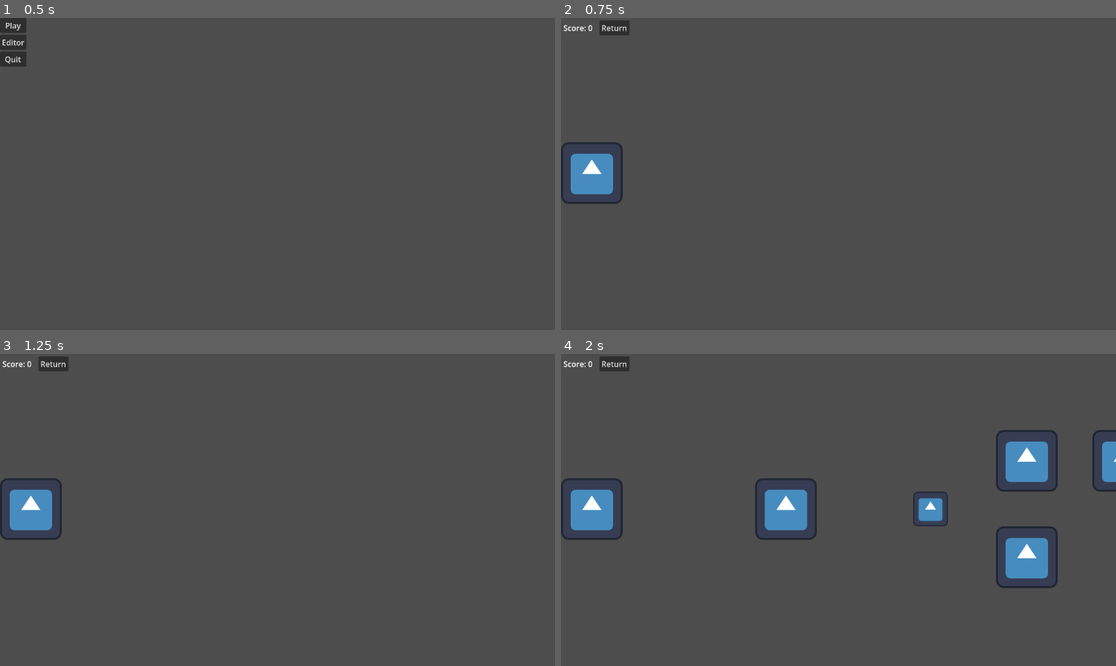
Above: before the commit, frames 1-4 (two rows, left to right).
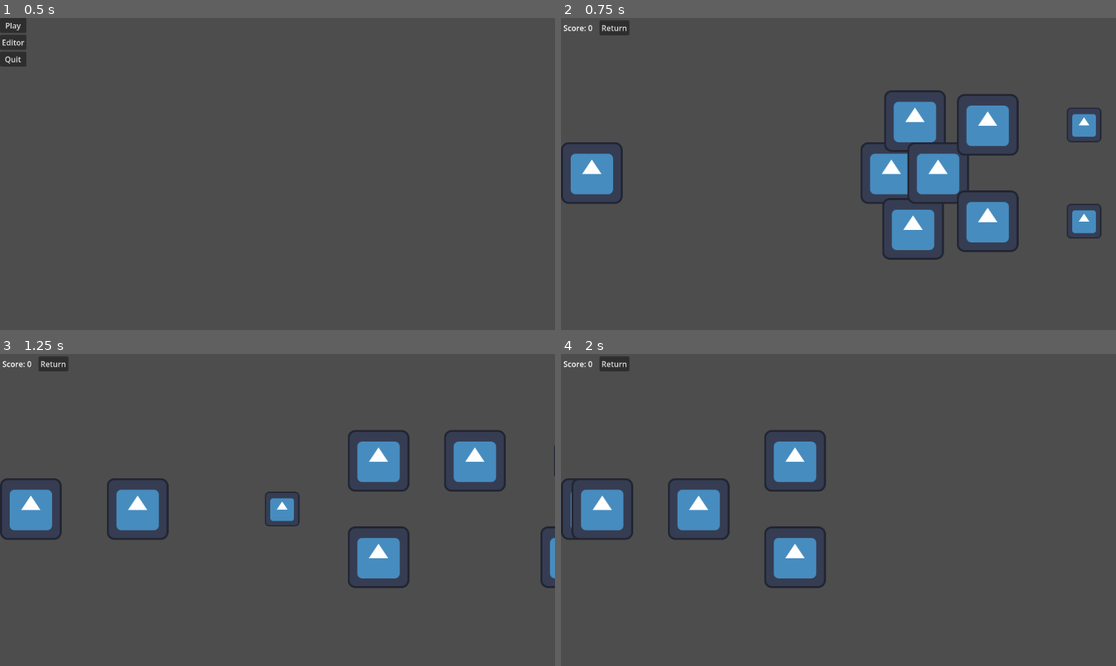
Above: after the commit, the same moments.

Repository: JoshDean599/12DI-Josh-Dean
Game: Godot game, scene res://Scenes/main_menu.tscn
The game is run twice, just before and just after one commit, with the same random seed, the same clock (stepped at 60 frames per second) and the same inputs. The engine's default icon, where the game draws it, is replaced by a stand-in: a white triangle on a blue panel in a dark square.
Inputs (mouse positions are in pixels of both pictures, inside the frame that each line leads up to):
- Up to frame 1 (0.5 s): no input
- Up to frame 2 (0.75 s): click "Play" at 0.5 s
- Up to frame 3 (1.25 s): no input
- Up to frame 4 (2 s): tap Enter at 1.25 s; move the mouse to (960, 494) at 1.27 s; click (960, 494) at 1.42 s; tap Space at 1.52 s

Frame 1 is identical in both runs. In frame 2, 8.2% of the frame differs, in the area x 53-98%, y 23-78%; in frame 3, 5.9%; in frame 4, 9.1%, in the area x 1-100%, y 24-76%.

Commit message:
16_6_26
What am I doing???

Diff:
--- a/rhythm-game-project/Scenes/Objects/note_handler.gd
+++ b/rhythm-game-project/Scenes/Objects/note_handler.gd
@@ -41,19 +41,22 @@
 
 # Called every frame. 'delta' is the elapsed time since the previous frame.
 func _process(_delta: float) -> void:
-	$Notes.position.x = 0
+	$Notes.position.x = -Globals.noteMoveSpeed * Globals.gameTime
 
 	# Remove from noteqQueue if passed point of hitting
 	if noteQueue.size() > 0 and noteQueue.front().noteTime <= Globals.gameTime: # Change to proper range
+		print("Disable note")
 		noteQueue.pop_front().visible = false
 
-	if loadedSong != null and loadedSong.Notes.size() > 0:
+	if loadedSong != null and loadedSong.Notes.size() > 0: # If a song is loaded and there's still notes to load
 		check_note()
 
 
 
 
 func create_note(noteSettings: Dictionary) -> void:
+	print("CreateNote")
+	noteSettings.position.x = Globals.noteMoveSpeed * noteSettings.time
 	var noteInstance = Globals.GameNote.instantiate()
 	$Notes.call_deferred("add_child", noteInstance)
 	noteInstance.setup(self, noteSettings)
@@ -73,5 +76,5 @@
 			closestNote = currentIndex
 		currentIndex += 1
 
-	if loadedSong.Notes[closestNote].time <= Globals.gameTime + loadedSong.Notes[closestNote].position.x / Globals.noteMoveSpeed:
+	if loadedSong.Notes[closestNote].time - DisplayServer.screen_get_size().x / Globals.noteMoveSpeed <= Globals.gameTime:
 		create_note(loadedSong.Notes.pop_at(closestNote))
--- a/rhythm-game-project/Scenes/editor.gd
+++ b/rhythm-game-project/Scenes/editor.gd
@@ -2,8 +2,6 @@
 
 @onready var filePath = $UI/Control/MarginContainer/VBoxContainer/PanelContainer/VBoxContainer/FilePath
 @onready var songName = $UI/Control/MarginContainer/VBoxContainer/PanelContainer/VBoxContainer/SongName
-
-@onready var noteSpeed = Globals.noteMoveSpeed
 
 @onready var camera = $Camera2D
 var cameraOffset = 0
@@ -39,7 +37,7 @@
 		saveData.Notes.push_back(
 			{
 				# Speed = distance / time
-				time = i.position.x / noteSpeed,
+				time = i.position.x / $UI/Control/MarginContainer/VBoxContainer/HBoxContainer/PanelContainer/HBoxContainer/NoteSpeed.value * 100,
 				position = {
 					x = i.position.x - camera.position.x,
 					y = i.position.y - camera.position.y
@@ -70,6 +68,9 @@
 
 func _on_load_pressed() -> void:
 	var saveAsDict = Globals.load_song(Globals.mapPath + filePath.text + ".json")
+	if saveAsDict == {}:
+		print("Unable to load map: Unknown File Path")
+		return
 
 	for i in $Notes.get_children(): # Remove all Editor Notes
 		i.free() # Remove the note during the frame, unlike queue_free() which removes after the frame
@@ -91,7 +92,7 @@
 			camera.position.x = snapped(-(DisplayServer.mouse_get_position().x - startDragPosition), Globals.editorGrid.x / 2)
 		else:
 			camera.position.x = -(DisplayServer.mouse_get_position().x - startDragPosition)
-		$UI/Control/MarginContainer2/Label.text = "Time: " + str(camera.position.x / noteSpeed)
+		$UI/Control/MarginContainer2/Label.text = "Time: " + str(camera.position.x / ($UI/Control/MarginContainer/VBoxContainer/HBoxContainer/PanelContainer/HBoxContainer/NoteSpeed.value * 100))
 
 
 func _on_drag_detector_button_down() -> void:
--- a/rhythm-game-project/Scenes/editor.tscn
+++ b/rhythm-game-project/Scenes/editor.tscn
@@ -44,6 +44,19 @@
 size_flags_horizontal = 3
 text = "Load Map"
 
+[node name="PanelContainer" type="PanelContainer" parent="UI/Control/MarginContainer/VBoxContainer/HBoxContainer" unique_id=1593090105]
+layout_mode = 2
+
+[node name="HBoxContainer" type="HBoxContainer" parent="UI/Control/MarginContainer/VBoxContainer/HBoxContainer/PanelContainer" unique_id=1745579220]
+layout_mode = 2
+
+[node name="Label" type="Label" parent="UI/Control/MarginContainer/VBoxContainer/HBoxContainer/PanelContainer/HBoxContainer" unique_id=503179665]
+layout_mode = 2
+text = "NoteSpeed:"
+
+[node name="NoteSpeed" type="SpinBox" parent="UI/Control/MarginContainer/VBoxContainer/HBoxContainer/PanelContainer/HBoxContainer" unique_id=1573151200]
+layout_mode = 2
+
 [node name="PanelContainer" type="PanelContainer" parent="UI/Control/MarginContainer/VBoxContainer" unique_id=2084397225]
 custom_minimum_size = Vector2(0, 40)
 layout_mode = 2
@@ -85,7 +98,6 @@
 offset_top = -326.0
 offset_right = 578.0
 offset_bottom = 326.0
-button_mask = 3
 
 [node name="Notes" type="Node2D" parent="." unique_id=443945100]
 
--- a/rhythm-game-project/Scenes/game.gd
+++ b/rhythm-game-project/Scenes/game.gd
@@ -11,6 +11,7 @@
 
 func reset_game() -> void:
 	pause_game()
+	Globals.gameBufferTime = DisplayServer.screen_get_size().x / Globals.noteMoveSpeed
 	Globals.gameTime = 0.0 - Globals.gameBufferTime
 	Globals.gameScore = 0
 	scoreLabel.text = "Score: 0"
@@ -49,3 +50,4 @@
 func _process(delta: float) -> void:
 	if Globals.gamePlaying:
 		Globals.gameTime += delta # Increase the time with delta
+		print("Game Time: ",Globals.gameTime)
--- a/rhythm-game-project/Scripts/globals.gd
+++ b/rhythm-game-project/Scripts/globals.gd
@@ -19,12 +19,12 @@
 var editorGridLockKeyPress: bool = false
 
 # Note variables:
-var noteMoveSpeed = 250.0
+var noteMoveSpeed = 2000.0
 
 # GameVariables
 var loadedSong := "new"
 var gameTime := 0.0
-var gameBufferTime := 0.5
+var gameBufferTime := 0.0
 var gameScore := 0
 var gamePlaying := false
 
--- a/rhythm-game-project/Songs/Maps/new.json
+++ b/rhythm-game-project/Songs/Maps/new.json
@@ -9,7 +9,7 @@
 				"x": 0.0,
 				"y": 0.0
 			},
-			"time": 0.0
+			"time": -0.0985
 		},
 		{
 			"position": {
@@ -20,7 +20,7 @@
 				"x": 200.0,
 				"y": 0.0
 			},
-			"time": 0.8
+			"time": 0.0015
 		},
 		{
 			"position": {
@@ -31,7 +31,7 @@
 				"x": 200.0,
 				"y": 0.0
 			},
-			"time": 0.8
+			"time": 0.0015
 		},
 		{
 			"position": {
@@ -42,7 +42,7 @@
 				"x": 300.0,
 				"y": 0.0
 			},
-			"time": 2.4
+			"time": 0.2015
 		},
 		{
 			"position": {
@@ -53,7 +53,7 @@
 				"x": 0.0,
 				"y": 0.0
 			},
-			"time": 4.4
+			"time": 0.4515
 		},
 		{
 			"position": {
@@ -64,7 +64,7 @@
 				"x": 0.0,
 				"y": 0.0
 			},
-			"time": 4.4
+			"time": 0.4515
 		},
 		{
 			"position": {
@@ -75,7 +75,7 @@
 				"x": 200.0,
 				"y": 0.0
 			},
-			"time": 5.2
+			"time": 0.5515
 		},
 		{
 			"position": {
@@ -86,7 +86,7 @@
 				"x": 200.0,
 				"y": 0.0
 			},
-			"time": 6.0
+			"time": 0.6515
 		},
 		{
 			"position": {
@@ -97,7 +97,7 @@
 				"x": 0.0,
 				"y": 0.0
 			},
-			"time": 7.6
+			"time": 0.8515
 		},
 		{
 			"position": {
@@ -108,7 +108,7 @@
 				"x": 0.0,
 				"y": 0.0
 			},
-			"time": 8.4
+			"time": 0.9515
 		},
 		{
 			"position": {
@@ -119,7 +119,7 @@
 				"x": 0.0,
 				"y": 0.0
 			},
-			"time": 9.2
+			"time": 1.0515
 		},
 		{
 			"position": {
@@ -130,7 +130,40 @@
 				"x": 0.0,
 				"y": 0.0
 			},
-			"time": 9.2
+			"time": 1.0515
+		},
+		{
+			"position": {
+				"x": -100.0,
+				"y": 0.0
+			},
+			"tailPosition": {
+				"x": 0.0,
+				"y": 0.0
+			},
+			"time": -0.05
+		},
+		{
+			"position": {
+				"x": -148.0,
+				"y": -108.0
+			},
+			"tailPosition": {
+				"x": 0.0,
+				"y": 0.0
+			},
+			"time": -0.074
+		},
+		{
+			"position": {
+				"x": -152.0,
+				"y": 116.0
+			},
+			"tailPosition": {
+				"x": 0.0,
+				"y": 0.0
+			},
+			"time": -0.076
 		}
 	],
 	"Song": "NEFFEX - Hate It or Love It"
